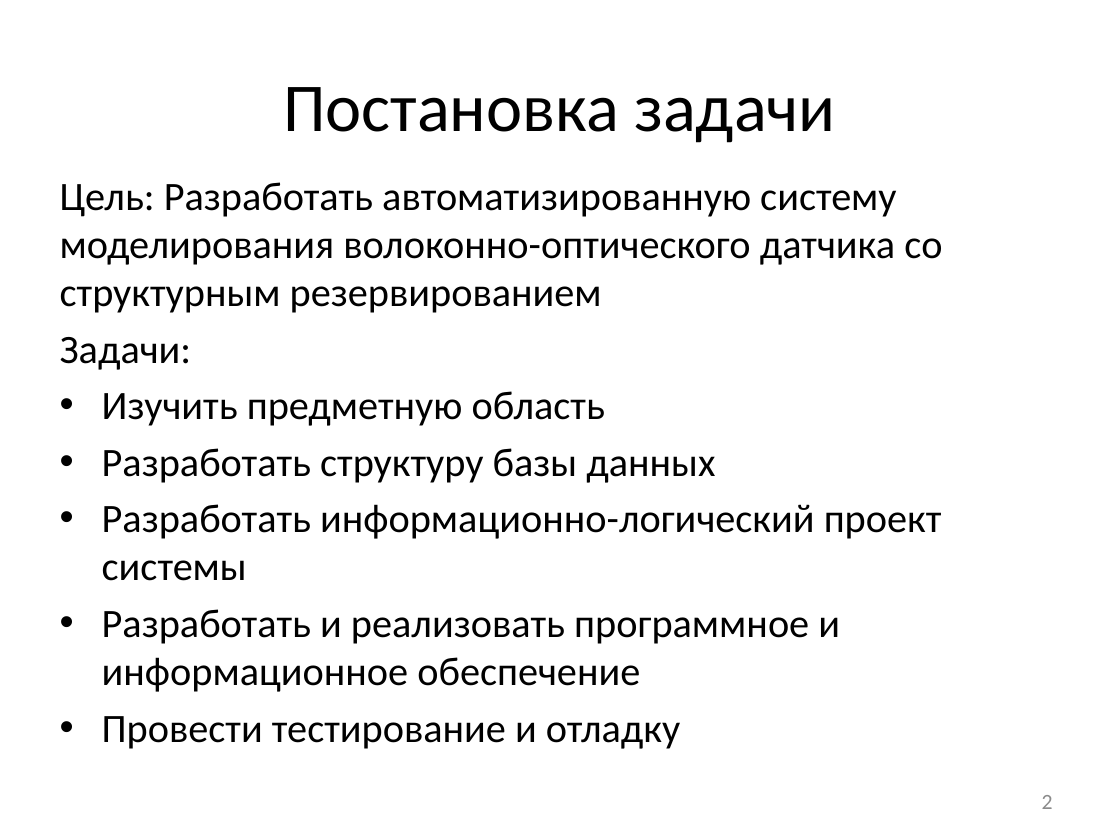
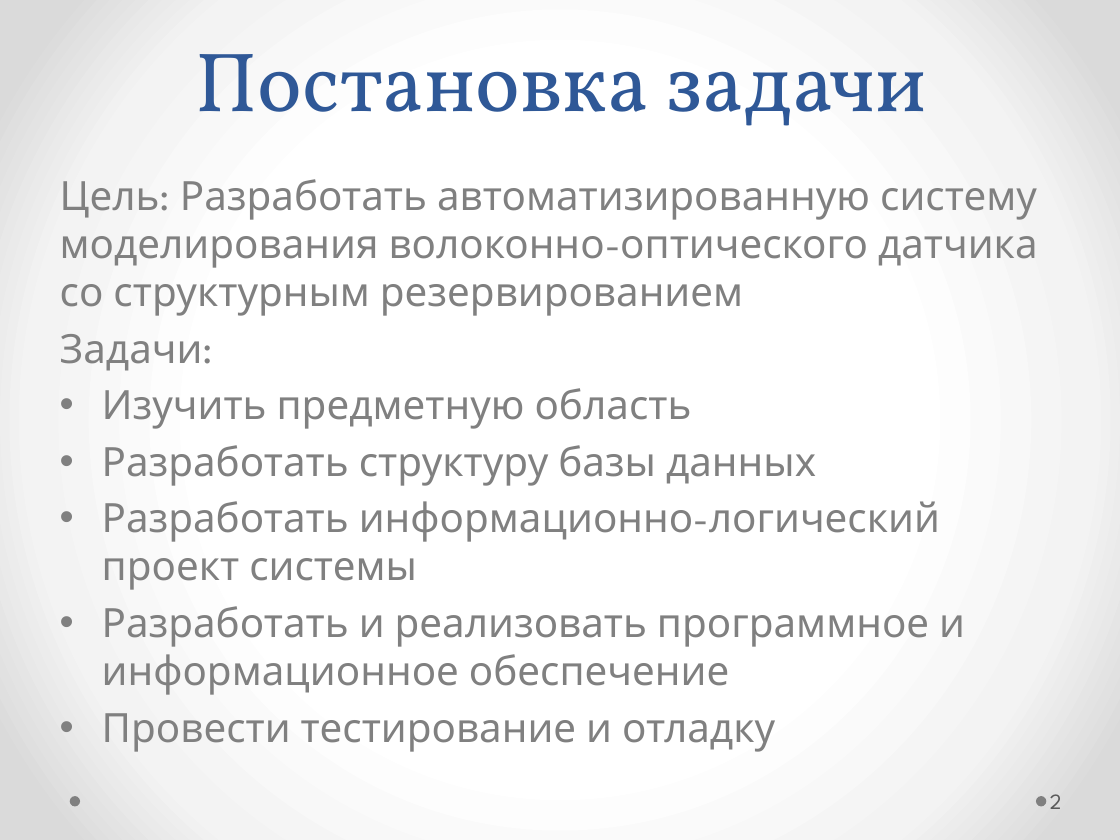
Before and after one commit to Morgan163/diplom, a slide deck: slide 2 of Автоматизированная система моделирования волоконно-оптических датчиков со структурным резервированием.pptx. Drawn at 1120x840 pixels with LibreOffice and Linux fonts; fonts in the diff are those of the drawing. Boxes give left, top, right and bottom in pixels: in the first picture for what was removed or moved away, otherwise in the second. Text is boxed around its words. In the diff, an @@ line names an element or a change of style, - is before the commit and + after.

```diff
--- a/Автоматизированная система моделирования волоконно-оптических датчиков со структурным резервированием.pptx
+++ b/Автоматизированная система моделирования волоконно-оптических датчиков со структурным резервированием.pptx
@@ background #FFFFFF to gradient #FFFFFF to #F4F4F4 to #DADADA @@
@@ title "Постановка задачи" at (x1=196, y1=54, x2=926, y2=126): size 44 to 54 pt, font Calibri to Vollkorn, text colour #000000 to #2F5897; line spacing 1 to 58pt; vertical alignment middle to bottom @@
@@ text "Цель: Разработать автоматизированную систему моделирования ..." at (x1=60, y1=179, x2=1038, y2=752): font Calibri to League Spartan, text colour #000000 to #808080 @@
@@ page number moved from (x1=1042, y1=795, x2=1053, y2=809) to (x1=1050, y1=794, x2=1062, y2=809) @@
@@ page number at (x1=1050, y1=794, x2=1062, y2=809): font Calibri to League Spartan, text colour #8C8C8C to #595959; alignment right to left @@
@@ ellipse added at (x1=69, y1=796, x2=80, y2=806), fill #808080 @@
@@ ellipse added at (x1=1036, y1=796, x2=1046, y2=806), fill #808080 @@
```
Also in this commit, not shown: 8 other slides changed, 9 slides added, 9 other files.
